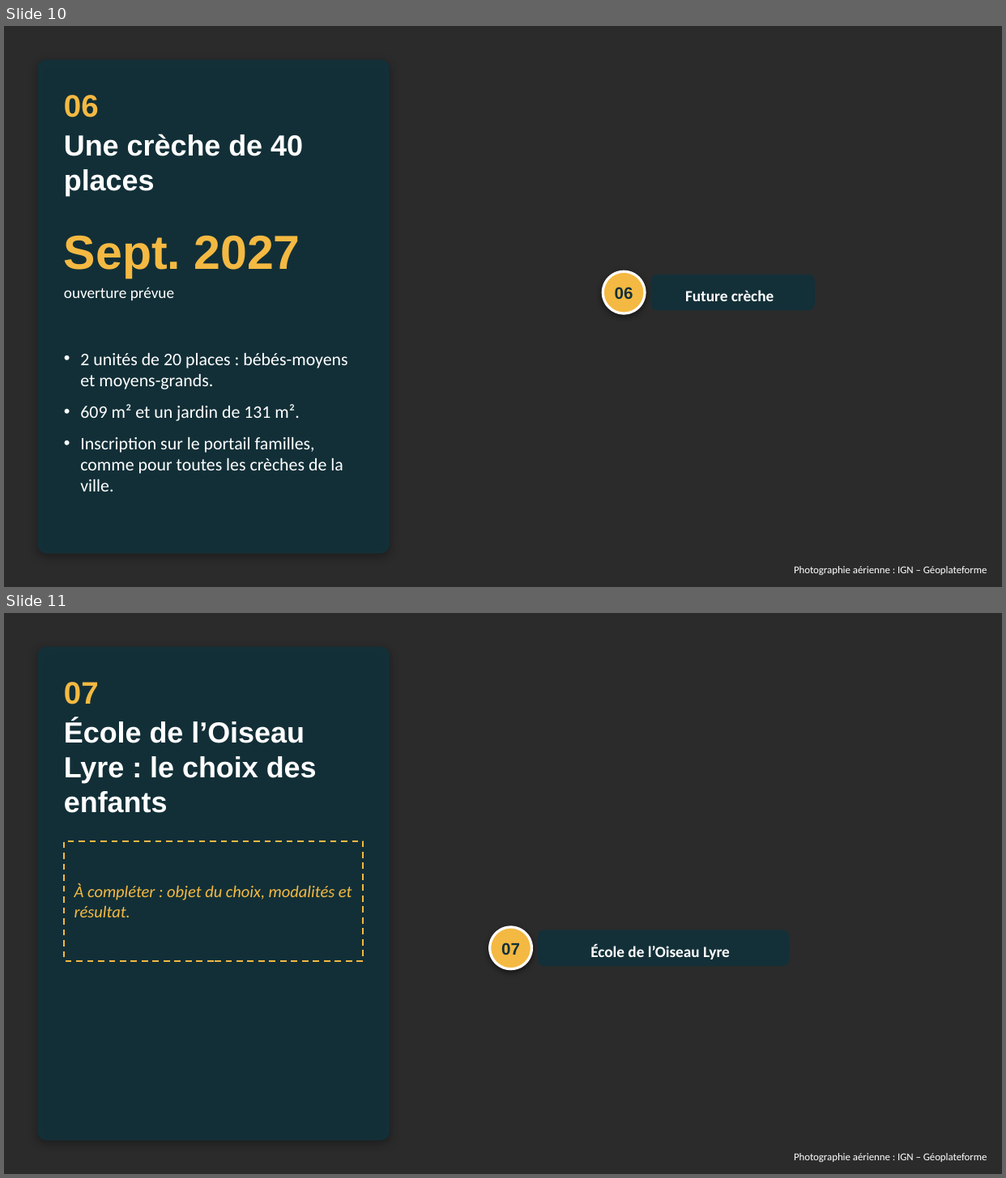
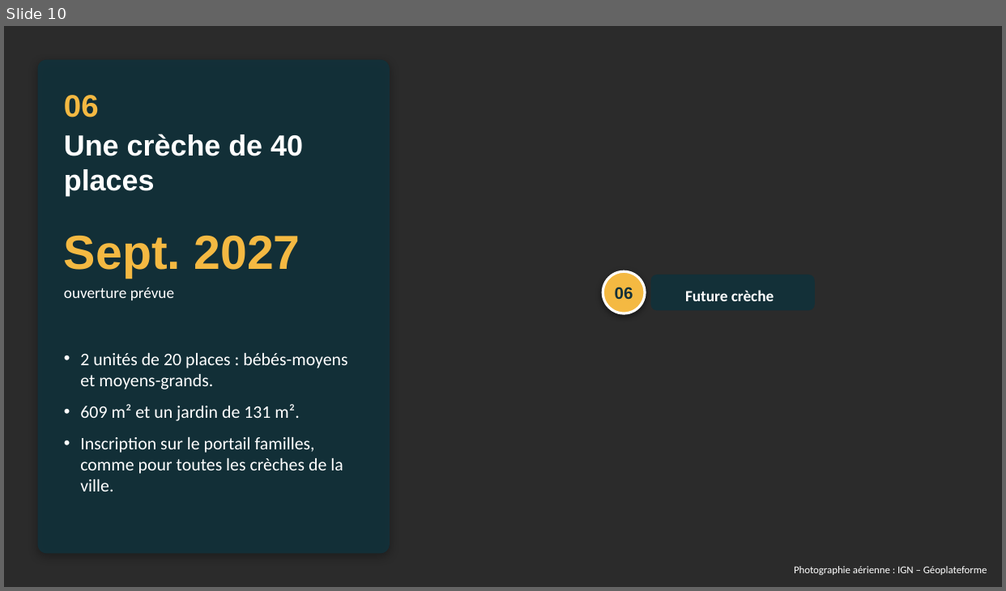
Before and after one commit to benjaminboussemart74-design/Operation_robespierre, a slide deck: reunion_ecoquartier_2026-10-05/Reunion_publique_Ecoquartier_vues_aeriennes.pptx. Shown one above the other, each under a label of ours: slides 10 and 11 before the commit, slide 10 after it. The pictures are 1006x1178 and 1006x591 pixels, drawn with LibreOffice and Linux fonts; fonts in the diff are those of the drawing; background and template pictures are left out; a plain dark background stands for a picture behind light text. Boxes give left, top, right and bottom in pixels: in the first picture for what was removed or moved away, otherwise in the second. Text is boxed around its words. In the diff, an @@ line names an element or a change of style, - is before the commit and + after.

```diff
--- a/reunion_ecoquartier_2026-10-05/Reunion_publique_Ecoquartier_vues_aeriennes.pptx
+++ b/reunion_ecoquartier_2026-10-05/Reunion_publique_Ecoquartier_vues_aeriennes.pptx
@@ slide 11 removed at (4, 613, 1002, 1174), background picture (left out) @@
@@ rounded rectangle removed at (38, 647, 390, 1141) @@
@@ text removed at (64, 682, 99, 705) @@
-07
@@ text removed at (64, 720, 317, 813) @@
-École de l’Oiseau Lyre : le choix des enfants
@@ rectangle removed at (64, 841, 364, 961) @@
-À compléter : objet du choix, modalités et résultat.
@@ ellipse removed at (490, 927, 532, 969) @@
@@ text removed at (501, 943, 520, 955) @@
-07
@@ rounded rectangle removed at (538, 931, 790, 966) @@
-École de l’Oiseau Lyre
@@ text removed at (794, 1153, 987, 1162) @@
-Photographie aérienne : IGN – Géoplateforme
```
Also in this commit, not shown: 1 slide added, 1 other file.
